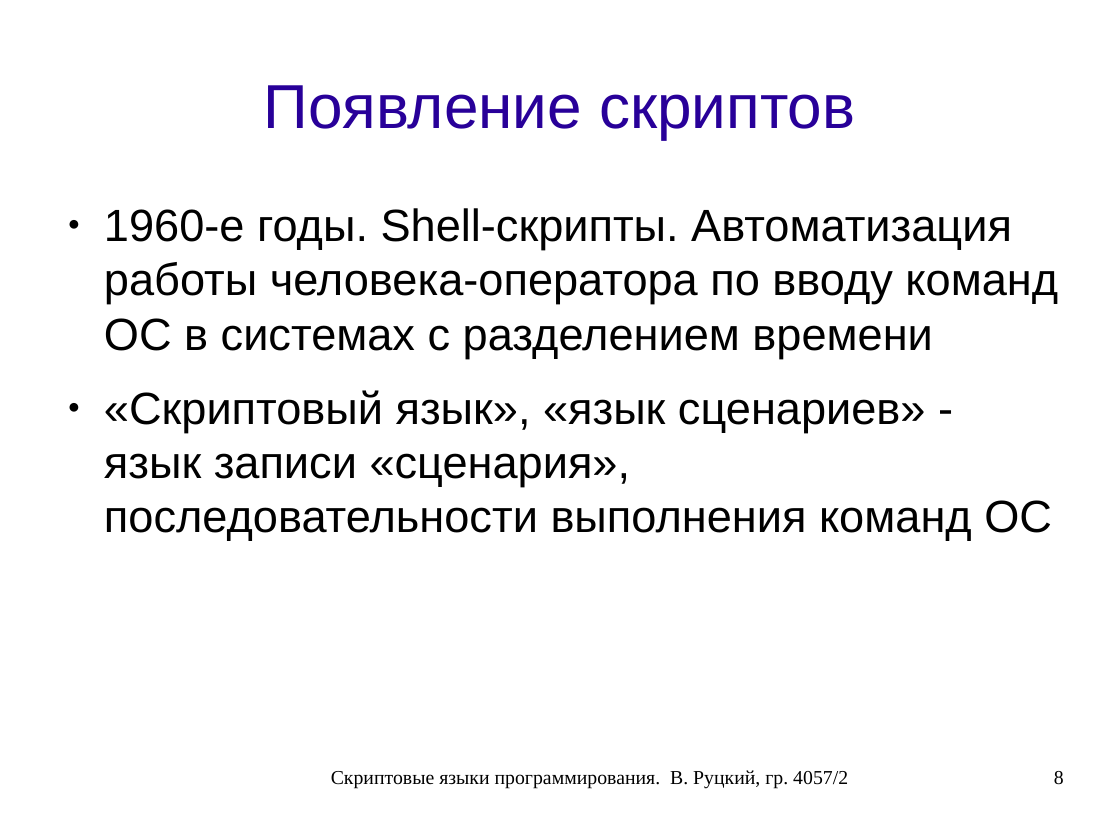
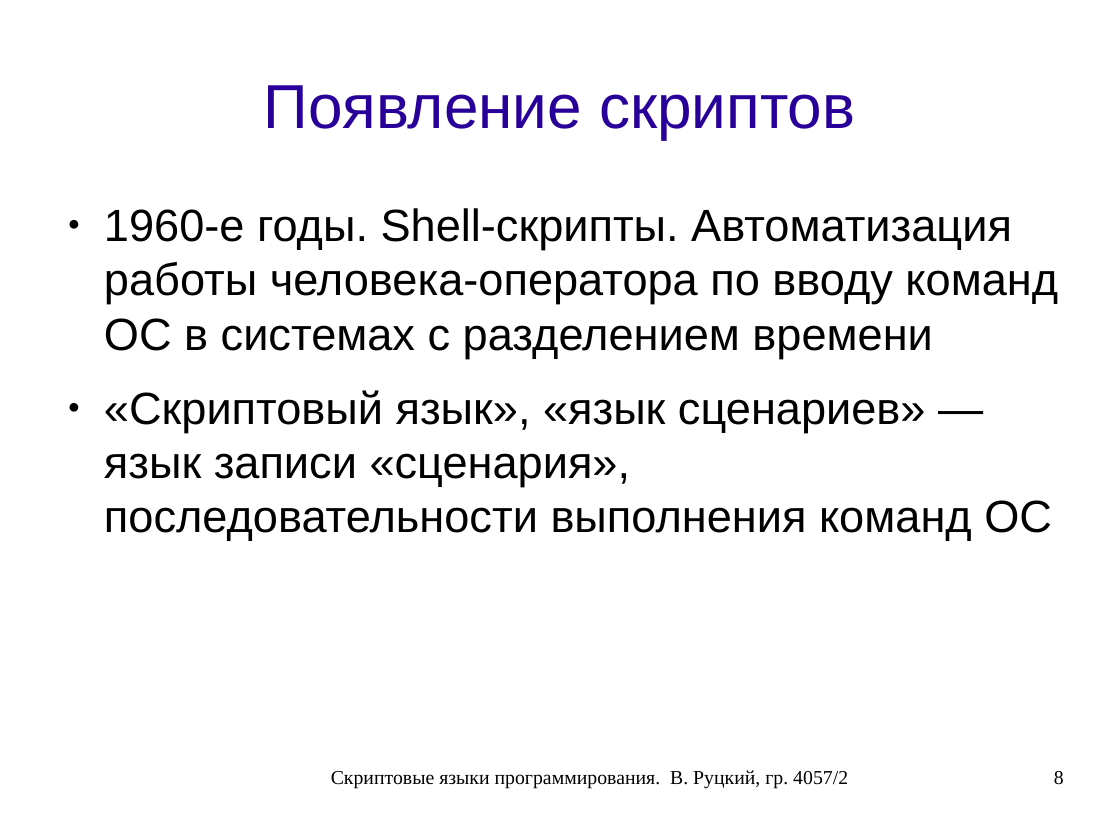
Before and after one commit to rutsky/semester07, a slide deck: slide 8 of Operation_systems/scripting_languages/40572_Rutsky_Scripting_languages.odp. Drawn at 1120x840 pixels with LibreOffice and Linux fonts; fonts in the diff are those of the drawing. Boxes give left, top, right and bottom in pixels: in the first picture for what was removed or moved away, otherwise in the second. Text is boxed around its words. In the diff, an @@ line names an element or a change of style, - is before the commit and + after.

```diff
--- a/Operation_systems/scripting_languages/40572_Rutsky_Scripting_languages.odp
+++ b/Operation_systems/scripting_languages/40572_Rutsky_Scripting_languages.odp
@@ text at (104, 390, 1052, 541): text changed @@
-● «Скриптовый язык», «язык сценариев» - язык записи «сценария», последовательности выполнения команд ОС
+● «Скриптовый язык», «язык сценариев» — язык записи «сценария», последовательности выполнения команд ОС
```
Also in this commit, not shown: 2 other slides changed, 1 slide added, 3 slides removed.
